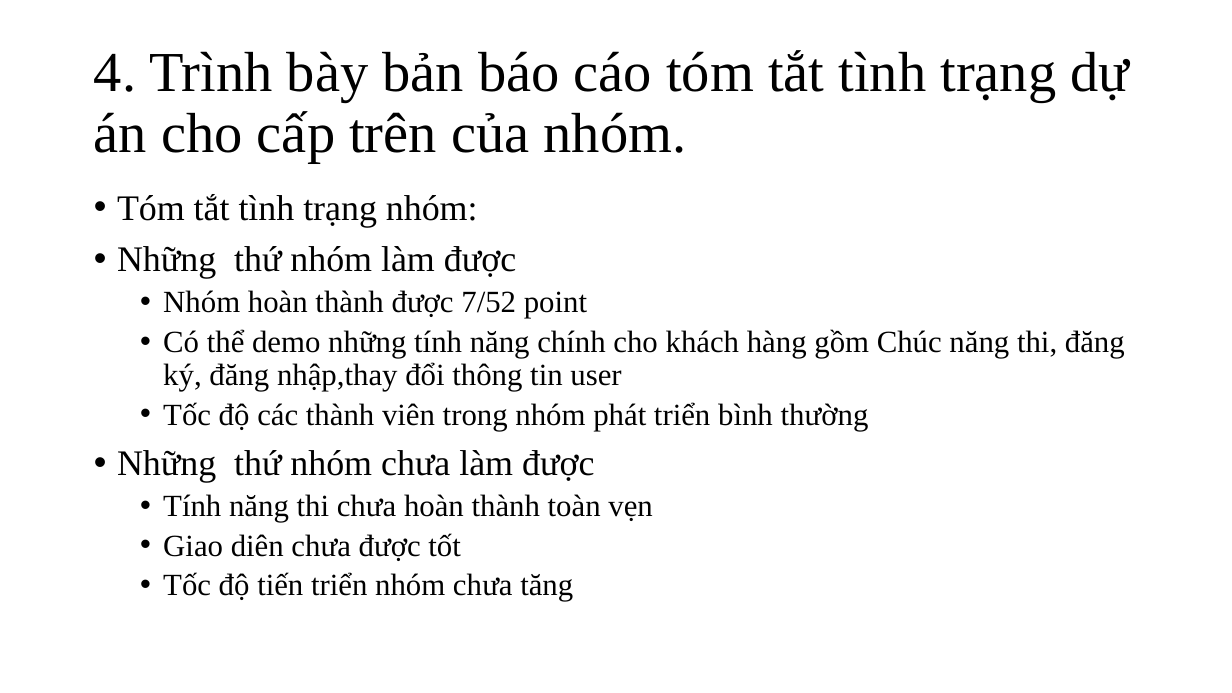
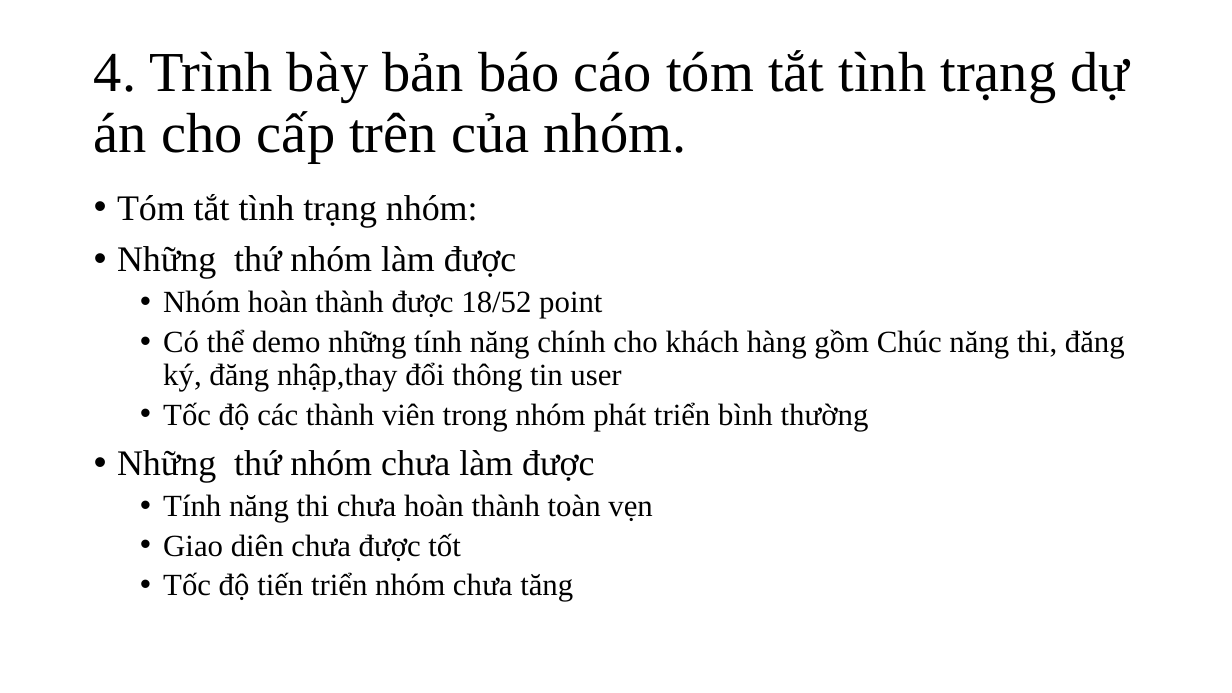
Before and after one commit to huynhquangminh/18HCB_QuanLyQuyTrinhPhanMem, a slide deck: slide 17 of Documents/Tuan5/Nhom_3_Tuan_5.pptx (slide 16 before the commit). Drawn at 1232x693 pixels with LibreOffice and Linux fonts; fonts in the diff are those of the drawing. Boxes give left, top, right and bottom in pixels: in the first picture for what was removed or moved away, otherwise in the second. Text is boxed around its words. In the diff, an @@ line names an element or a change of style, - is before the commit and + after.

```diff
--- a/Documents/Tuan5/Nhom_3_Tuan_5.pptx
+++ b/Documents/Tuan5/Nhom_3_Tuan_5.pptx
@@ text at <box>163,290,602,318</box>: text changed @@
-  • Nhóm hoàn thành được 7/52 point
+  • Nhóm hoàn thành được 18/52 point
```
Also in this commit, not shown: 6 other slides changed, 2 slides added, 1 slide removed, 5 other files.
